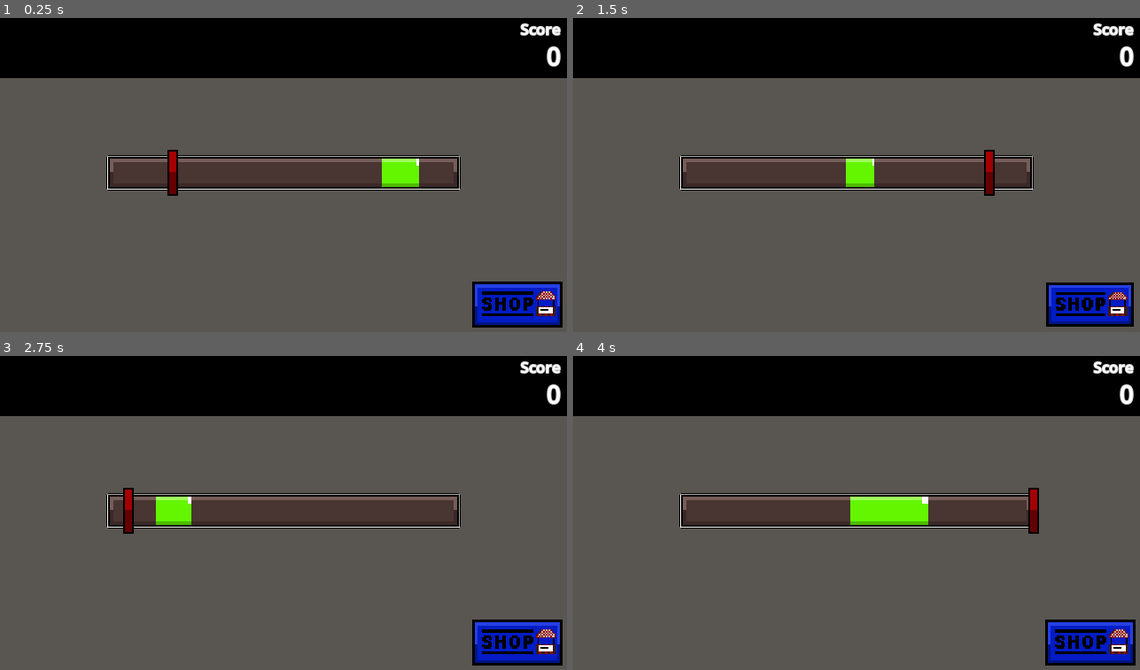
Above: before the commit, frames 1-4 (two rows, left to right).
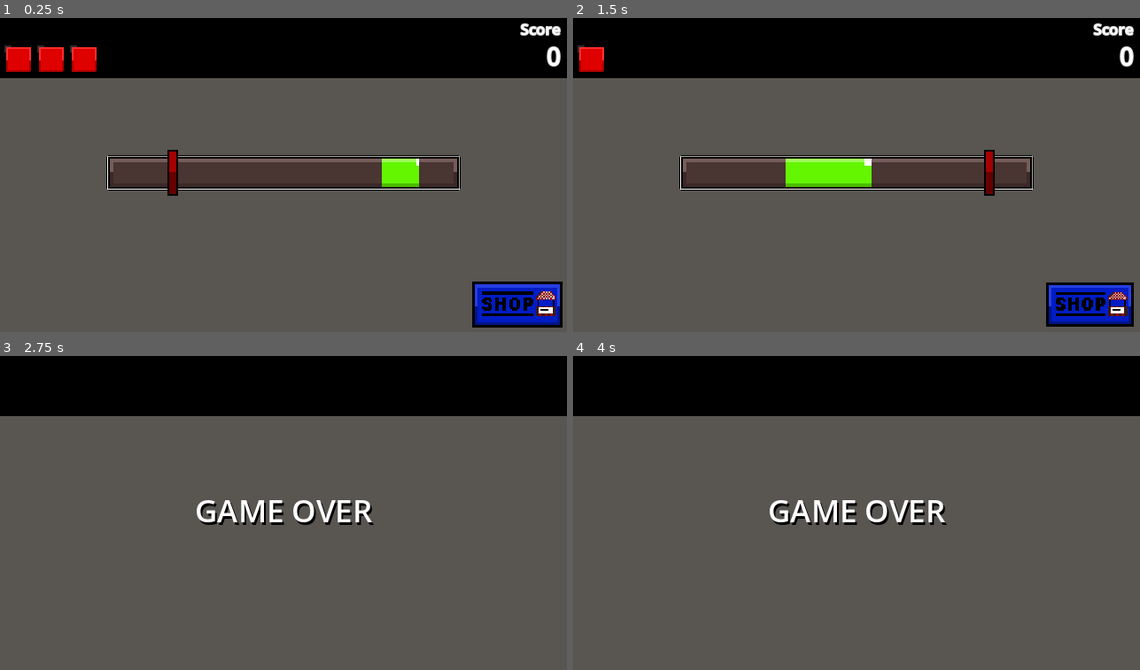
Above: after the commit, the same moments.

Repository: d3V-E/Line-Clicker-Game
Game: Godot game, scene res://scenes/main_game.tscn
Same seed, same stepped clock (60 frames per second), same inputs: the game is played once before the commit and once after it.
Inputs (mouse positions are in pixels of both pictures, inside the frame that each line leads up to):
- Up to frame 1 (0.25 s): no input
- Up to frame 2 (1.5 s): click (1088, 303) at 0.5 s; tap Enter at 1.25 s; move the mouse to (981, 156) at 1.27 s; hold Right from 1.28 s (still down); tap Space at 1.35 s; click (981, 156) at 1.42 s
- Up to frame 3 (2.75 s): tap Space at 1.52, 1.82, 2.27, 2.3, 2.57 s; move the mouse to (170, 525) at 2.02 s; release Right at 2.03 s; hold Down from 2.03 s (still down); tap Alt at 2.1 s; click (170, 525) at 2.17 s
- Up to frame 4 (4 s): move the mouse to (913, 440) at 2.77 s; release Down at 2.78 s; hold Right 2.78-3.53 s; tap Shift at 2.85 s; click (913, 440) at 2.92 s; tap Space at 3.05, 3.6, 3.77 s; move the mouse to (828, 575) at 3.52 s; hold Up from 3.53 s (still down); click (828, 575) at 3.67 s

The runs differ from the first frame. In frame 1, 1.1% of the frame differs, in the area x 0-18%, y 8-18%; in frame 2, 1.4%; in frame 3, 9.7%; in frame 4, 9.8%, in the area x 18-100%, y 1-99%.

Commit message:
Update 3

Diff:
--- /dev/null
+++ b/scenes/game_over.tscn
@@ -0,0 +1,39 @@
+[gd_scene format=3 uid="uid://wf77i7tl7l5u"]
+
+[ext_resource type="Script" uid="uid://dy8tsi4d1tcir" path="res://scripts/game_over.gd" id="1_wqhvx"]
+[ext_resource type="Texture2D" uid="uid://dvwct8y6t0ov5" path="res://assets/Main Background.png" id="1_xeevv"]
+
+[node name="Game Over" type="Node2D" unique_id=312543711]
+script = ExtResource("1_wqhvx")
+
+[node name="CanvasLayer" type="CanvasLayer" parent="." unique_id=605898777]
+
+[node name="MainBackground" type="Sprite2D" parent="CanvasLayer" unique_id=1754372507]
+position = Vector2(320, 180)
+texture = ExtResource("1_xeevv")
+
+[node name="Gameover Label" type="RichTextLabel" parent="CanvasLayer" unique_id=675138889]
+anchors_preset = 8
+anchor_left = 0.5
+anchor_top = 0.5
+anchor_right = 0.5
+anchor_bottom = 0.5
+offset_left = -108.0
+offset_top = -67.0
+offset_right = 108.0
+offset_bottom = 67.0
+grow_horizontal = 2
+grow_vertical = 2
+theme_override_colors/font_shadow_color = Color(0, 0, 0, 1)
+theme_override_constants/shadow_outline_size = 0
+theme_override_constants/shadow_offset_x = 2
+theme_override_constants/shadow_offset_y = 3
+theme_override_font_sizes/normal_font_size = 35
+text = "GAME OVER"
+horizontal_alignment = 1
+vertical_alignment = 1
+
+[node name="Restart" type="Timer" parent="CanvasLayer" unique_id=1589668329]
+wait_time = 5.0
+one_shot = true
+autostart = true
--- a/scenes/main_game.tscn
+++ b/scenes/main_game.tscn
@@ -6,6 +6,8 @@
 [ext_resource type="Texture2D" uid="uid://3305w7cubpbw" path="res://assets/Line Bar.png" id="4_ygxny"]
 [ext_resource type="Texture2D" uid="uid://s6qjtkeqsq5d" path="res://assets/Green Indicator.png" id="5_wi4c7"]
 [ext_resource type="Texture2D" uid="uid://plt2drchkexg" path="res://assets/Indicator.png" id="6_70vka"]
+[ext_resource type="Texture2D" uid="uid://q5u0jswbi3bi" path="res://assets/Hit.png" id="7_wi4c7"]
+[ext_resource type="Texture2D" uid="uid://d263mtcymdwjw" path="res://assets/HP.png" id="8_70vka"]
 
 [node name="Main Game" type="Node2D" unique_id=423972222]
 script = ExtResource("1_72e8q")
@@ -26,6 +28,9 @@
 theme_override_font_sizes/normal_font_size = 28
 text = "0"
 text_direction = 2
+
+[node name="Score Update" type="Timer" parent="CanvasLayer/Score" unique_id=274760974]
+autostart = true
 
 [node name="Score Header" type="RichTextLabel" parent="CanvasLayer" unique_id=606523075]
 offset_left = 573.0
@@ -58,5 +63,23 @@
 position = Vector2(120, 180)
 texture = ExtResource("6_70vka")
 
+[node name="Hp1" type="Sprite2D" parent="CanvasLayer" unique_id=191182244]
+position = Vector2(21, 52)
+texture = ExtResource("8_70vka")
+
+[node name="Hp2" type="Sprite2D" parent="CanvasLayer" unique_id=936538298]
+position = Vector2(58, 52)
+texture = ExtResource("8_70vka")
+
+[node name="Hp3" type="Sprite2D" parent="CanvasLayer" unique_id=1290666564]
+position = Vector2(95, 52)
+texture = ExtResource("8_70vka")
+
+[node name="Hit" type="Sprite2D" parent="CanvasLayer" unique_id=713465082]
+visible = false
+position = Vector2(321, 179)
+texture = ExtResource("7_wi4c7")
+
+[connection signal="timeout" from="CanvasLayer/Score/Score Update" to="." method="_on_score_update_timeout"]
 [connection signal="button_down" from="CanvasLayer/Shop Button" to="." method="_on_shop_button_button_down"]
 [connection signal="button_up" from="CanvasLayer/Shop Button" to="." method="_on_shop_button_button_up"]
--- /dev/null
+++ b/scripts/game_over.gd
@@ -0,0 +1,6 @@
+extends Node2D
+
+
+
+func _ready() -> void:
+	pass # Replace with function body.
--- a/scripts/main_game.gd
+++ b/scripts/main_game.gd
@@ -2,24 +2,34 @@
 
 const save_path = "user://userdata.save"
 var score = 0
-var speed: float = 300
+var speed = 300
 var test = 1
 var width = 200
+var multiplier = 1
+var lives = 3
+var speedcheckpoint = 10
+var clicks = 10
 
 @onready var shopbutton: TextureButton = $"CanvasLayer/Shop Button"
 @onready var bar: Sprite2D = $CanvasLayer/LineBar
 @onready var green: Sprite2D = $CanvasLayer/LineBar/GreenIndicator
 @onready var needle: Sprite2D = $CanvasLayer/Indicator
-
+@onready var hit: Sprite2D = $CanvasLayer/Hit
+@onready var hp1 : Sprite2D = $CanvasLayer/Hp1
+@onready var hp2 : Sprite2D = $CanvasLayer/Hp2
+@onready var hp3 : Sprite2D = $CanvasLayer/Hp3
 
 
 
 signal score_changed
+signal multiplier_changed
 
 
 func save_data():
 	var data = {
 		"score": score,
+		"multiplier": multiplier,
+		"lives": lives,
 	}
 	var file = FileAccess.open(save_path ,FileAccess.WRITE)
 	file.store_var(data)
@@ -32,6 +42,8 @@
 		file.close()
 		if typeof(data) == TYPE_DICTIONARY:
 			score = data.get("score" ,0)
+			multiplier = data.get("multiplier" ,1)
+			lives = data.get("lives" ,3)
 	else:
 		save_data()
 
@@ -40,6 +52,7 @@
 func _ready():
 	shopbutton.pivot_offset = shopbutton.size / 2
 	$CanvasLayer/Score.text = str(score)
+	hit.visible = false
 	load_data()
 	randomize()
 	reset_marker()
@@ -60,11 +73,25 @@
 		var greenmax = bar.position.x + green.position.x + (green.scale.x * 50)
 
 		if needle.position.x >= greenmin and needle.position.x <= greenmax:
-			score += 1
-			print("test +1")
+			score += (2 * multiplier)
+			$CanvasLayer/Score.text = str(score)
+			emit_signal("score_changed")
+			clicks += 1
+			if clicks > 0 and clicks % 10 == 0:
+				speed += 15
 		else:
-			print("test 0")
+			lives -= 1
+			if score >= 1:
+				score -= 1
+			$CanvasLayer/Score.text = str(score)
+			updlives()
+			hit.visible = true
+			if get_tree():
+				await get_tree().create_timer(0.1).timeout
+			hit.visible = false
+			emit_signal("score_changed")
 		reset_marker()
+
 
 func reset_marker():
 	green.scale.x = randf_range(0.3 , 1.0)
@@ -81,3 +108,38 @@
 func _on_shop_button_button_up():
 	var tween = get_tree().create_tween()
 	tween.tween_property(shopbutton , "scale" , Vector2(1 , 1) ,.1)
+
+
+
+
+
+
+func _on_score_update_timeout():
+	$CanvasLayer/Score.text = str(score)
+	emit_signal("score_changed")
+	save_data()
+
+
+func updlives():
+	if lives == 3:
+		hp1.visible = true
+		hp2.visible = true
+		hp3.visible = true
+	elif lives == 2:
+		hp1.visible = true
+		hp2.visible = true
+		hp3.visible = false
+	elif lives == 1:
+		hp1.visible = true
+		hp2.visible = false
+		hp3.visible = false
+	elif lives <= 0:
+		hp1.visible = false
+		hp2.visible = false
+		hp3.visible = false
+		lives = 3
+		speed = 300
+		score = 0
+		clicks = 0
+		save_data()
+		get_tree().change_scene_to_file("res://scenes/game_over.tscn")
Binary file added: assets/HP.png
Not shown, added: assets/HP.png.import
Binary file added: assets/Hit.png
Not shown, added: assets/Hit.png.import
Not shown, added: scripts/game_over.gd.uid
Not shown, changed: .DS_Store
